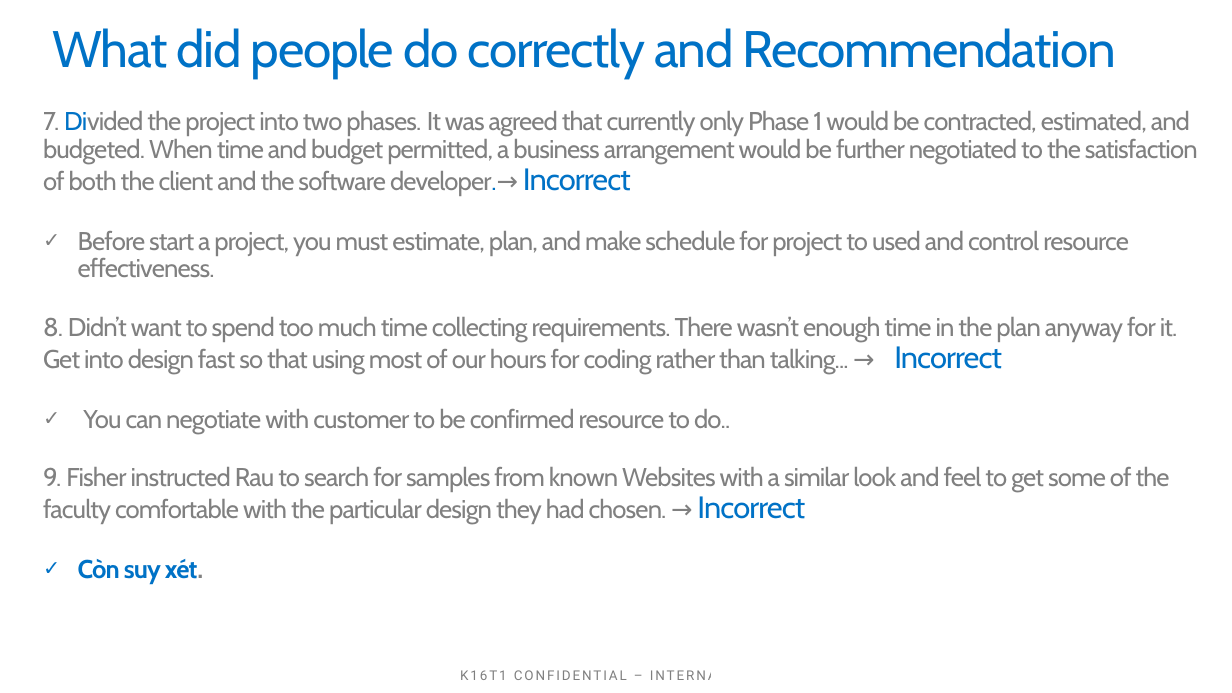
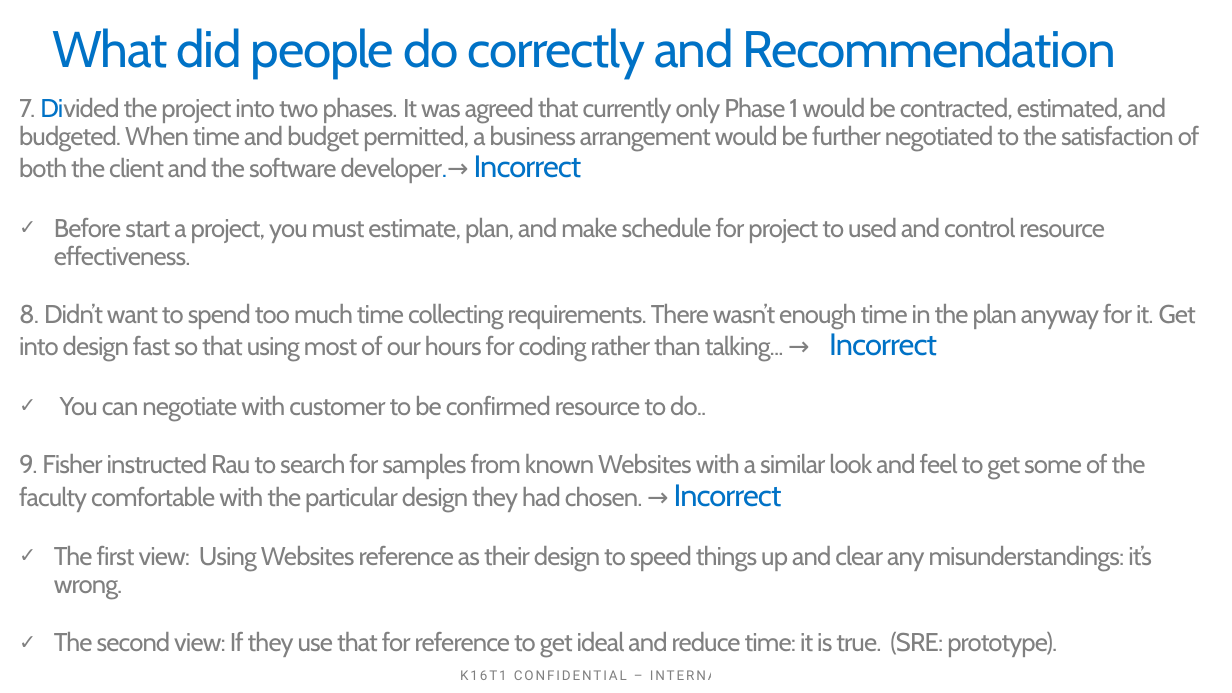
Before and after one commit to daotk/cdkpt, a slide deck: slide 20 of SPQM/Team Assignment/Team Assignment 01/big5.pptx. Drawn at 1232x693 pixels with LibreOffice and Linux fonts; fonts in the diff are those of the drawing. Boxes give left, top, right and bottom in pixels: in the first picture for what was removed or moved away, otherwise in the second. Text is boxed around its words. In the diff, an @@ line names an element or a change of style, - is before the commit and + after.

```diff
--- a/SPQM/Team Assignment/Team Assignment 01/big5.pptx
+++ b/SPQM/Team Assignment/Team Assignment 01/big5.pptx
@@ text "7. Divided the project into ...": place and size @@
-text "7. Divided the project into ..." at (43, 111, 1198, 584)
+text "7. Divided the project into ..." at (19, 98, 1200, 657)
@@ text at (54, 546, 1152, 657): text changed; text colour #0072C6 to #808080; bold off @@
-✓ Còn suy xét.
+✓ The first view: Using Websites reference as their design to speed things up and clear any misunderstandings: it’s wrong.
+✓ The second view: If they use that for reference to get ideal and reduce time: it is true. (SRE: prototype).
```
Also in this commit, not shown: 1 other file.
